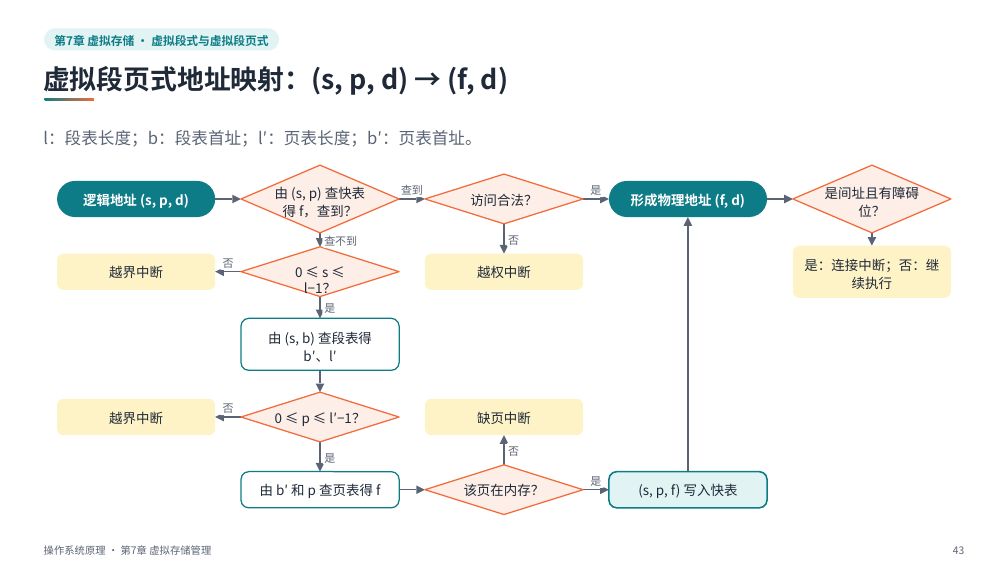
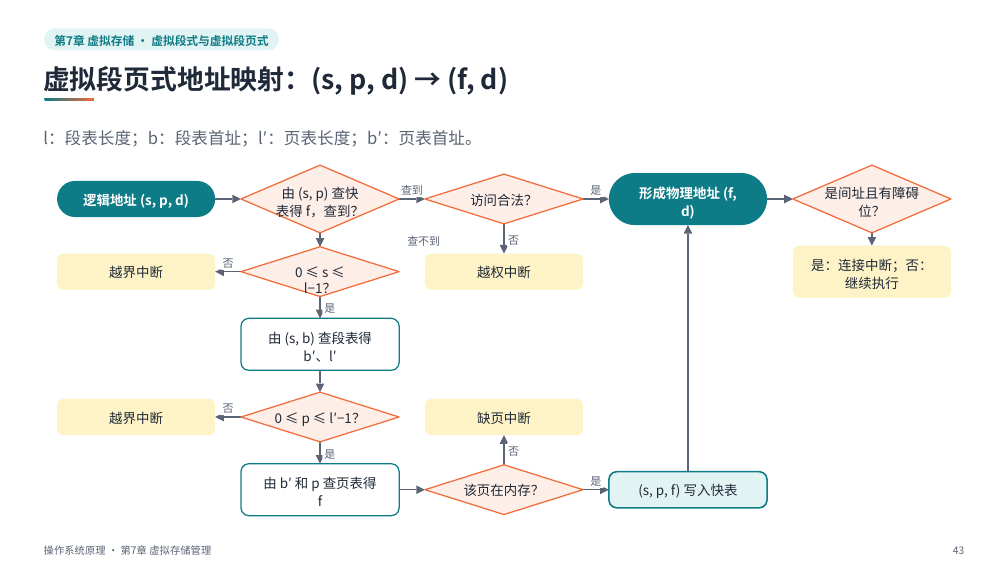
Before and after one commit to sweetcornna/JLU-remake, a slide deck: slide 43 of 大二下/操作系统原理/重制版PPT/第7章 虚拟存储管理（重制版）.pptx. Drawn at 1008x567 pixels with LibreOffice and Linux fonts; fonts in the diff are those of the drawing. Boxes give left, top, right and bottom in pixels: in the first picture for what was removed or moved away, otherwise in the second. Text is boxed around its words. In the diff, an @@ line names an element or a change of style, - is before the commit and + after.

```diff
--- a/大二下/操作系统原理/重制版PPT/第7章 虚拟存储管理（重制版）.pptx
+++ b/大二下/操作系统原理/重制版PPT/第7章 虚拟存储管理（重制版）.pptx
@@ rounded rectangle resized from (x1=609, y1=181, x2=767, y2=217) to (x1=609, y1=173, x2=767, y2=225) @@
@@ rounded rectangle at (x1=609, y1=173, x2=767, y2=225): proportions changed @@
@@ text at (x1=276, y1=186, x2=364, y2=220): spaces changed @@
-由 (s, p) 查快表
-得 f，查到？
+由 (s, p) 查快
+表得 f，查到？
@@ text "形成物理地址 (f, d)" at (x1=639, y1=186, x2=737, y2=219): line spacing 1 to 17.2pt @@
@@ text "形成物理地址 (f, d)" moved from (x1=631, y1=193, x2=745, y2=208) to (x1=639, y1=186, x2=737, y2=219) @@
@@ rounded rectangle moved from (x1=322, y1=232, x2=363, y2=248) to (x1=404, y1=232, x2=445, y2=248) @@
@@ text "查不到" moved from (x1=324, y1=236, x2=357, y2=249) to (x1=407, y1=236, x2=440, y2=246) @@
@@ freeform shape moved from (x1=684, y1=217, x2=692, y2=225) to (x1=684, y1=225, x2=692, y2=234) @@
@@ freeform shape resized from (x1=688, y1=226, x2=689, y2=472) to (x1=688, y1=234, x2=689, y2=472) @@
@@ text at (x1=811, y1=258, x2=932, y2=289): spaces changed @@
-是：连接中断；否：继
-续执行
+是：连接中断；否：
+继续执行
@@ freeform shape resized from (x1=320, y1=442, x2=321, y2=463) to (x1=320, y1=442, x2=321, y2=454) @@
@@ rounded rectangle moved from (x1=322, y1=449, x2=341, y2=465) to (x1=322, y1=445, x2=341, y2=461) @@
@@ text "是" moved from (x1=324, y1=453, x2=335, y2=463) to (x1=324, y1=449, x2=335, y2=459) @@
@@ rounded rectangle at (x1=241, y1=464, x2=399, y2=516): proportions changed @@
@@ rounded rectangle resized from (x1=241, y1=472, x2=399, y2=508) to (x1=241, y1=464, x2=399, y2=516) @@
@@ text "由 b′ 和 p 查页表得 ..." moved from (x1=260, y1=483, x2=380, y2=498) to (x1=263, y1=476, x2=377, y2=506) @@
@@ text "由 b′ 和 p 查页表得 ..." at (x1=263, y1=476, x2=377, y2=506): line spacing 1 to 17.2pt @@
@@ freeform shape moved from (x1=316, y1=463, x2=324, y2=471) to (x1=316, y1=455, x2=324, y2=464) @@
```
Also in this commit, not shown: 43 other slides changed, 4 other files.
